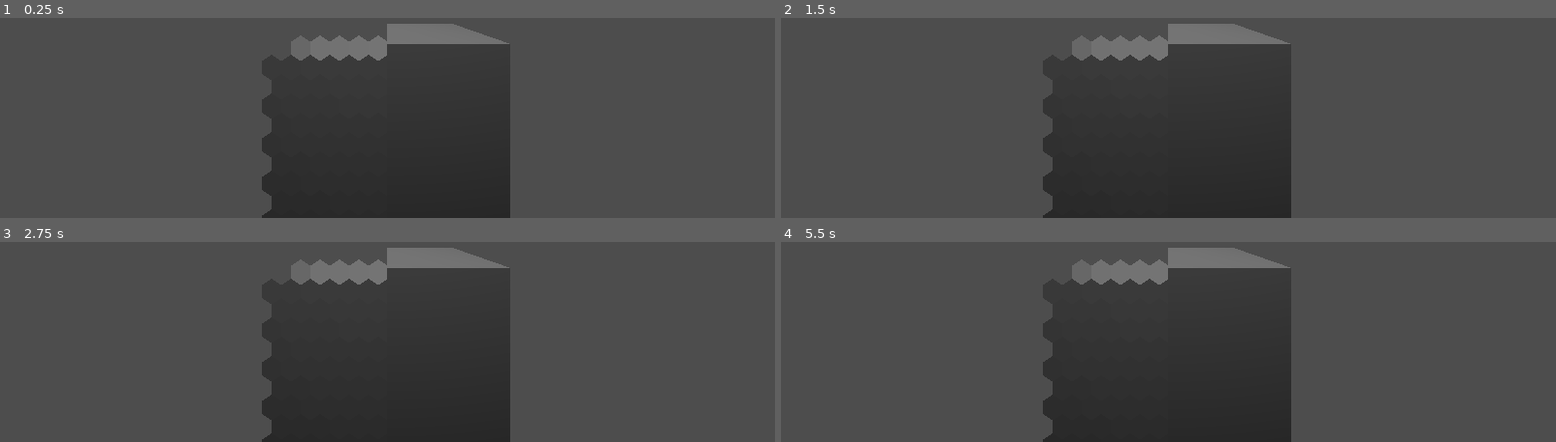
Above: before the commit, frames 1-4 (two rows, left to right).
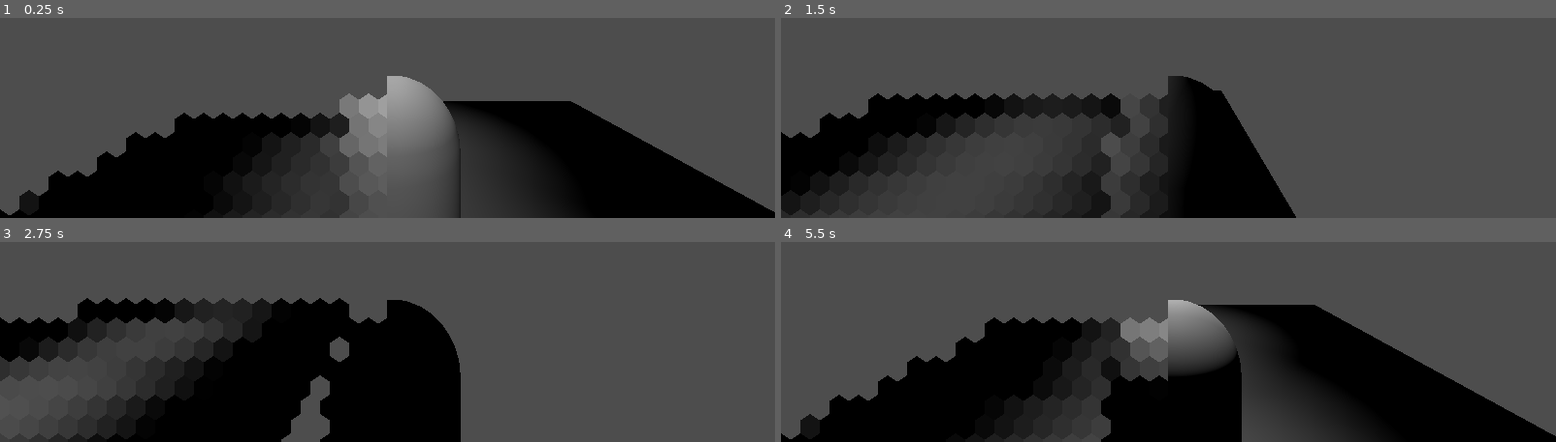
Above: after the commit, the same moments.

Repository: SCRIPTERBLOX/PaintingShaderTest
Game: Godot game, scene res://main.tscn
Two runs of this game, one before a commit and one after it. Both use one fixed random seed, a clock stepped at 60 frames per second and the inputs below.
Inputs:
- Up to frame 1 (0.25 s): no input
- Up to frame 2 (1.5 s): tap Enter at 0.5 s; hold Right (ui_right) 0.53-1.28 s; hold Down (ui_down) from 1.28 s (still down)
- Up to frame 3 (2.75 s): release Down (ui_down) at 2.03 s; hold Right (ui_right) from 2.03 s (still down)
- Up to frame 4 (5.5 s): release Right (ui_right) at 2.78 s; hold Up (ui_up) 2.78-3.53 s; hold Left (ui_left) 3.53-5.03 s; hold Down (ui_down) from 5.03 s (still down)

The runs differ from the first frame. In frame 1, 38% of the frame differs, in the area x 0-100%, y 2-100%; in frame 2, 25%; in frame 3, 39%; in frame 4, 40%.

Commit message:
Character controller + side by side shader vs none

Diff:
--- a/main.tscn
+++ b/main.tscn
@@ -1,19 +1,20 @@
-[gd_scene load_steps=4 format=3 uid="uid://do1p0nag3j6kf"]
+[gd_scene load_steps=6 format=3 uid="uid://do1p0nag3j6kf"]
 
 [ext_resource type="Shader" uid="uid://o3vrcpof8vo2" path="res://painting_look.gdshader" id="1_ig7tw"]
+[ext_resource type="Script" uid="uid://dqds3u5urrfti" path="res://character_controler.gd" id="2_0xm2m"]
 
 [sub_resource type="BoxMesh" id="BoxMesh_7dm0k"]
 
 [sub_resource type="ShaderMaterial" id="ShaderMaterial_0xm2m"]
 shader = ExtResource("1_ig7tw")
-shader_parameter/size = Vector2(32, 28)
+shader_parameter/size = Vector2(12, 12)
+
+[sub_resource type="CapsuleMesh" id="CapsuleMesh_h2yge"]
 
 [node name="Node3D" type="Node3D"]
 
-[node name="Camera3D" type="Camera3D" parent="."]
-transform = Transform3D(1, 0, 0, 0, 1, 0, 0, 0, 1, 0, 0.675075, 1.65426)
-
 [node name="MeshInstance3D" type="MeshInstance3D" parent="."]
+transform = Transform3D(11.44, 0, 0, 0, 0.24, 0, 0, 0, 11.625, -0.215008, -0.660271, -0.616922)
 mesh = SubResource("BoxMesh_7dm0k")
 
 [node name="OmniLight3D" type="OmniLight3D" parent="."]
@@ -34,3 +35,11 @@
 anchor_bottom = 1.0
 grow_horizontal = 2
 grow_vertical = 2
+
+[node name="MeshInstance3D2" type="MeshInstance3D" parent="."]
+transform = Transform3D(1, 0, 0, 0, 1, 0, 0, 0, 1, 0, 0.916864, 0)
+mesh = SubResource("CapsuleMesh_h2yge")
+script = ExtResource("2_0xm2m")
+
+[node name="Camera3D" type="Camera3D" parent="MeshInstance3D2"]
+transform = Transform3D(1, 0, 0, 0, 1, 0, 0, 0, 1, -0.0294236, 1.57345, 2.11877)
